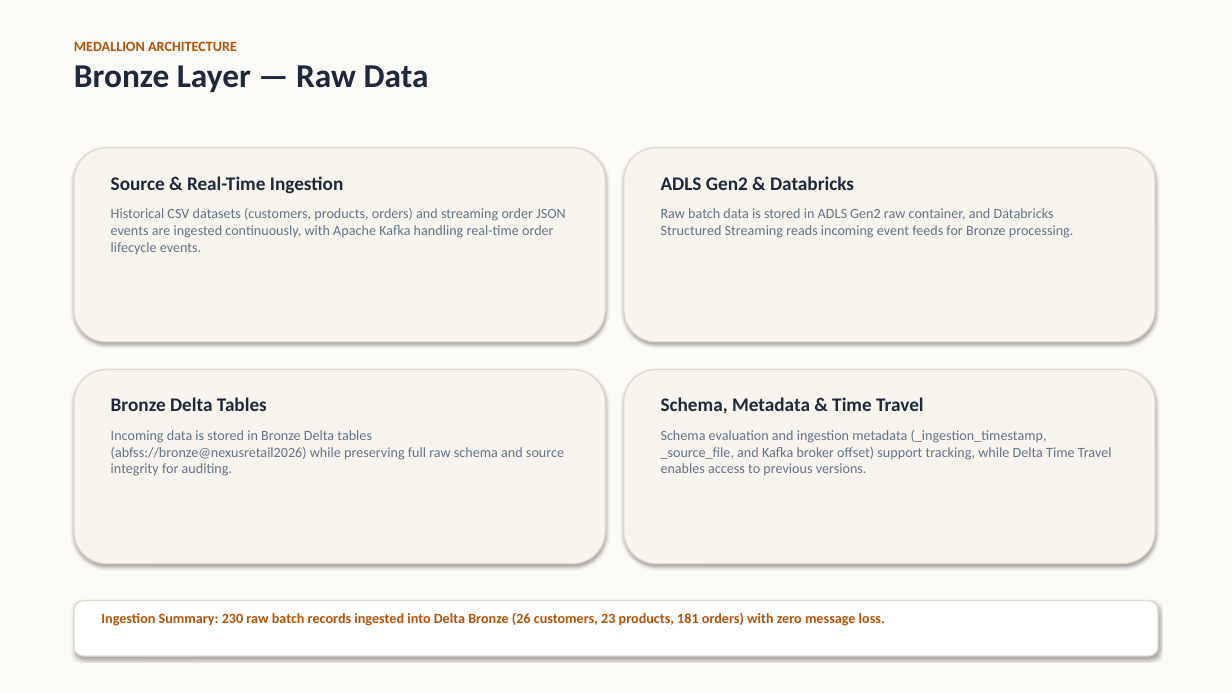
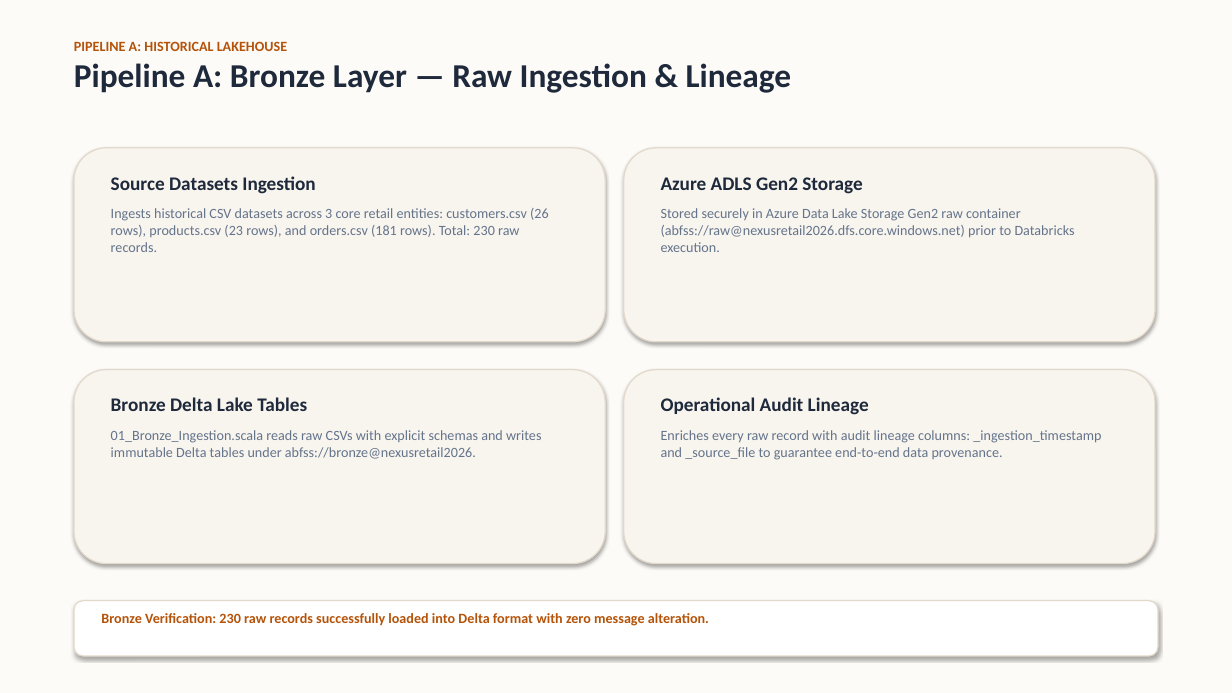
Before and after one commit to Yashchanna/PROJECT_NEXUS_Retail_Intelligence_Real-Time_Data_Analytics, a slide deck: slide 7 of PROJECT_NEXUS_Executive_Presentation.pptx (slide 6 before the commit). Drawn at 1232x693 pixels with LibreOffice and Linux fonts; fonts in the diff are those of the drawing. Boxes give left, top, right and bottom in pixels: in the first picture for what was removed or moved away, otherwise in the second. Text is boxed around its words. In the diff, an @@ line names an element or a change of style, - is before the commit and + after.

Commit message:
docs: restructure presentation into dual-pipeline flow with Pipeline A and Pipeline B deep-dives

```diff
--- a/PROJECT_NEXUS_Executive_Presentation.pptx
+++ b/PROJECT_NEXUS_Executive_Presentation.pptx
@@ text at (74,41,792,93): text changed; size 11 to 26 pt; text colour #B45309 to #1E293B @@
-MEDALLION ARCHITECTURE
-Bronze Layer — Raw Data
+PIPELINE A: HISTORICAL LAKEHOUSE
+Pipeline A: Bronze Layer — Raw Ingestion & Lineage
@@ text at (111,176,549,252): text changed @@
-Source & Real-Time Ingestion
-Historical CSV datasets (customers, products, orders) and streaming order JSON events are ingested continuously, with Apache Kafka handling real-time order lifecycle events.
+Source Datasets Ingestion
+Ingests historical CSV datasets across 3 core retail entities: customers.csv (26 rows), products.csv (23 rows), and orders.csv (181 rows). Total: 230 raw records.
@@ text at (661,177,1075,252): text changed @@
-ADLS Gen2 & Databricks
-Raw batch data is stored in ADLS Gen2 raw container, and Databricks Structured Streaming reads incoming event feeds for Bronze processing.
+Azure ADLS Gen2 Storage
+Stored securely in Azure Data Lake Storage Gen2 raw container (abfss://raw@nexusretail2026.dfs.core.windows.net) prior to Databricks execution.
@@ text at (111,397,541,459): text changed @@
-Bronze Delta Tables
-Incoming data is stored in Bronze Delta tables (abfss://bronze@nexusretail2026) while preserving full raw schema and source integrity for auditing.
+Bronze Delta Lake Tables
+01_Bronze_Ingestion.scala reads raw CSVs with explicit schemas and writes immutable Delta tables under abfss://bronze@nexusretail2026.
@@ text at (661,397,1101,460): text changed @@
-Schema, Metadata & Time Travel
-Schema evaluation and ingestion metadata (_ingestion_timestamp, _source_file, and Kafka broker offset) support tracking, while Delta Time Travel enables access to previous versions.
+Operational Audit Lineage
+Enriches every raw record with audit lineage columns: _ingestion_timestamp and _source_file to guarantee end-to-end data provenance.
@@ text at (101,613,709,626): text changed @@
-Ingestion Summary: 230 raw batch records ingested into Delta Bronze (26 customers, 23 products, 181 orders) with zero message loss.
+Bronze Verification: 230 raw records successfully loaded into Delta format with zero message alteration.
```
Also in this commit, not shown: 12 other slides changed, 7 slides added, 7 slides removed, 3 other files.
